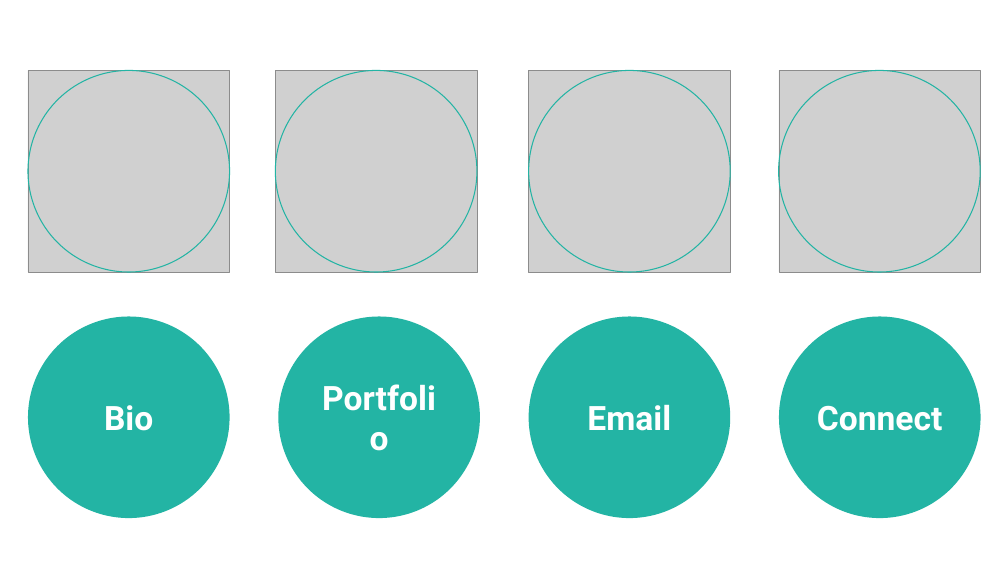
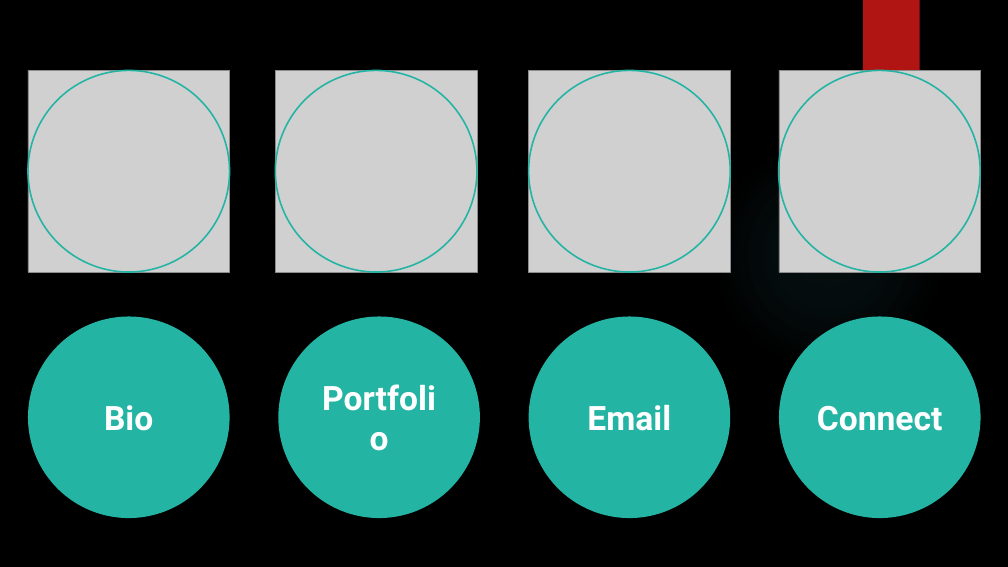
Before and after one commit to pransudash/pransudash.github.io, a slide deck: slide 1 of img/button_hover.pptx. Drawn at 1008x567 pixels with LibreOffice and Linux fonts; fonts in the diff are those of the drawing; grey boxes stand for pictures; background and template pictures are left out. Boxes give left, top, right and bottom in pixels: in the first picture for what was removed or moved away, otherwise in the second. Text is boxed around its words. In the diff, an @@ line names an element or a change of style, - is before the commit and + after.

```diff
--- a/img/button_hover.pptx
+++ b/img/button_hover.pptx
@@ background #FFFFFF to picture (left out) @@
@@ rectangle added at (863, 0, 920, 95), fill #B01513 @@
@@ outline #23B4A4 1 pt to #23B4A4 1.5 pt in 4 elements at (28, 70, 230, 272), (275, 70, 477, 272), (529, 70, 730, 272), (779, 70, 981, 272) @@
@@ ellipse added at (712, 138, 944, 371), fill gradient #50B9C1 @@
```
Also in this commit, not shown: 1 other slide changed, 1 slide added, 8 other files.
